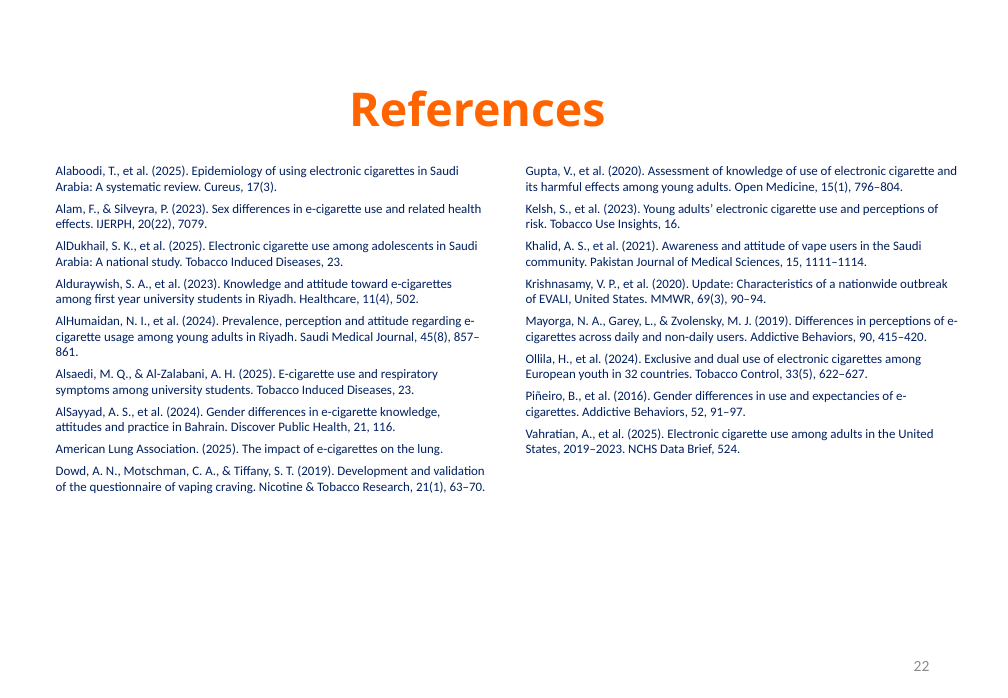
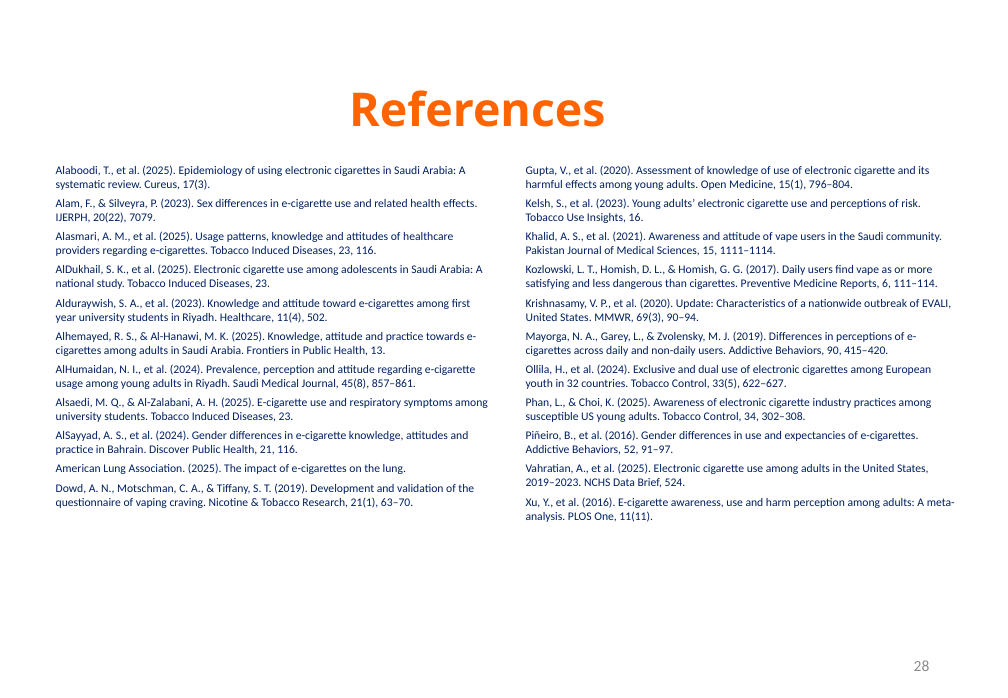
Before and after one commit to alinoshiliabunader-arch/CIPC, a slide deck: slide 28 of output/Basmah_Alanazi_Thesis_Defense.pptx (slide 22 before the commit). Drawn at 1008x698 pixels with LibreOffice and Linux fonts; fonts in the diff are those of the drawing; background and template pictures are left out. Boxes give left, top, right and bottom in pixels: in the first picture for what was removed or moved away, otherwise in the second. Text is boxed around its words. In the diff, an @@ line names an element or a change of style, - is before the commit and + after.

```diff
--- a/output/Basmah_Alanazi_Thesis_Defense.pptx
+++ b/output/Basmah_Alanazi_Thesis_Defense.pptx
@@ text at (56,165,488,508): size 10 to 9 pt in "Alaboodi, T., et al. (2025). Epidemiology of ...", "Alam, F., & Silveyra, P. (2023). Sex ...", "AlDukhail, S. K., et al. (2025). Electronic ...", "Alduraywish, S. A., et al. (2023). Knowledge ..." and 5 more places; less space between paragraphs @@
@@ text at (526,165,951,487): size 10 to 9 pt in "Gupta, V., et al. (2020). Assessment of ...", "Kelsh, S., et al. (2023). Young adults’ ...", "Khalid, A. S., et al. (2021). Awareness ...", "Krishnasamy, V. P., et al. (2020). Update: ..." and 4 more places; less space between paragraphs @@
@@ text at (56,231,453,256): paragraph added @@
+Alasmari, A. M., et al. (2025). Usage patterns, knowledge and attitudes of healthcare providers regarding e-cigarettes. Tobacco Induced Diseases, 23, 116.
@@ text at (526,264,938,289): paragraph added @@
+Kozlowski, L. T., Homish, D. L., & Homish, G. G. (2017). Daily users find vape as or more satisfying and less dangerous than cigarettes. Preventive Medicine Reports, 6, 111–114.
@@ text at (56,331,476,356): paragraph added @@
+Alhemayed, R. S., & Al-Hanawi, M. K. (2025). Knowledge, attitude and practice towards e-cigarettes among adults in Saudi Arabia. Frontiers in Public Health, 13.
@@ text at (526,397,932,422): paragraph added @@
+Phan, L., & Choi, K. (2025). Awareness of electronic cigarette industry practices among susceptible US young adults. Tobacco Control, 34, 302–308.
@@ text at (526,497,955,522): paragraph added @@
+Xu, Y., et al. (2016). E-cigarette awareness, use and harm perception among adults: A meta-analysis. PLOS One, 11(11).
@@ page number at (914,660,930,671): text changed @@
-22
+28
```
Also in this commit, not shown: 7 other slides changed, 7 slides added, 1 slide removed.
